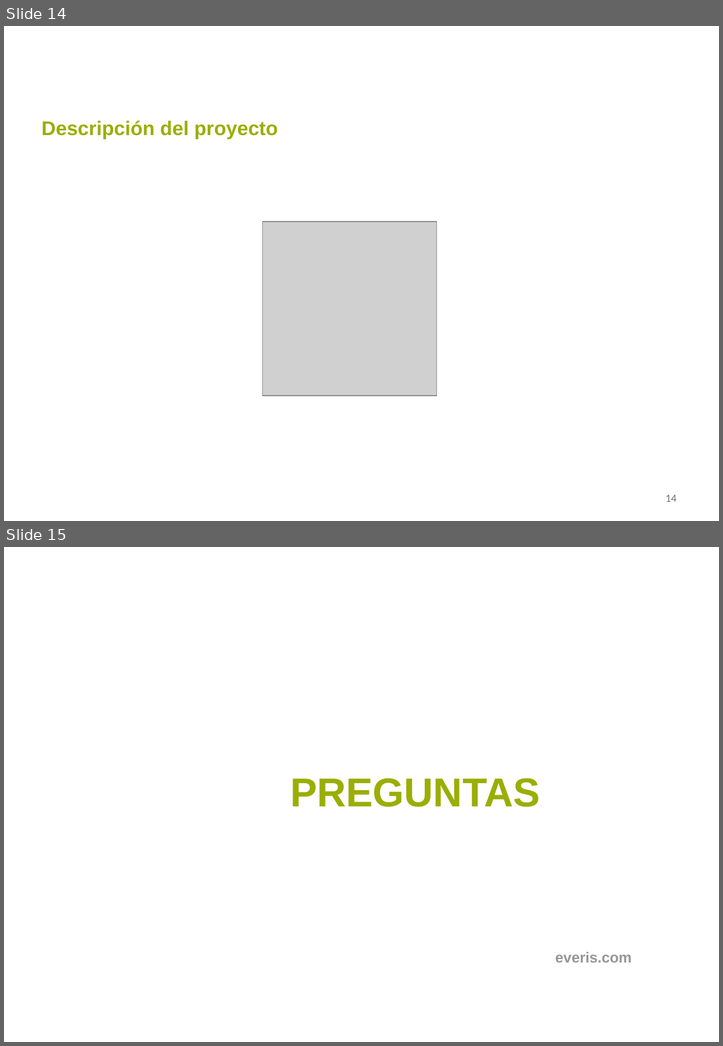
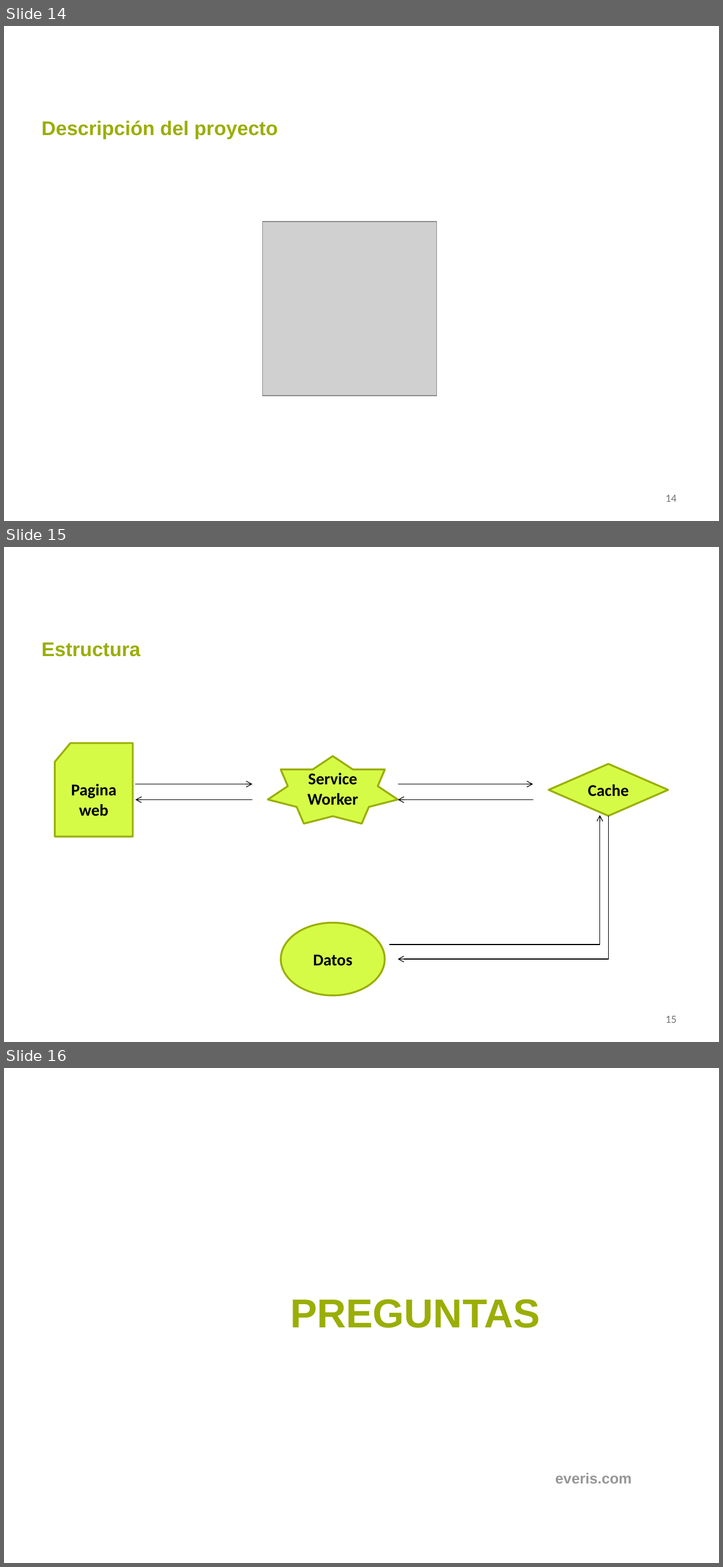
Before and after one commit to eborras14/eborras14.github.io, a slide deck: Documentación/Presentacion_PWA_EduardBorrasRuiz.pptx. Shown one above the other, each under a label of ours: slides 14 and 15 before the commit, slides 14, 15 and 16 after it. The pictures are 723x1046 and 723x1567 pixels, drawn with LibreOffice and Linux fonts; fonts in the diff are those of the drawing; grey boxes stand for pictures; background and template pictures are left out. Boxes give left, top, right and bottom in pixels: in the first picture for what was removed or moved away, otherwise in the second. Text is boxed around its words. In the diff, an @@ line names an element or a change of style, - is before the commit and + after.

Commit message:
Add files via upload
ACTU 20/03/17

```diff
--- a/Documentación/Presentacion_PWA_EduardBorrasRuiz.pptx
+++ b/Documentación/Presentacion_PWA_EduardBorrasRuiz.pptx
@@ slide 15 added at bbox=[4, 547, 719, 1042], background #FFFFFF @@
@@ title added at bbox=[42, 642, 140, 657], 21.6 pt, text #9AAE04, bold @@
+Estructura
@@ flow chart punched card added at bbox=[55, 743, 133, 836], fill #D6FB47, outline #9AAE04 2 pt, 18 pt, text #000000, bold @@
+Pagina web
@@ star added at bbox=[268, 756, 398, 824], fill #D6FB47, outline #9AAE04 2 pt, 18 pt, text #000000, bold @@
+Service Worker
@@ diamond added at bbox=[549, 764, 668, 816], fill #D6FB47, outline #9AAE04 2 pt, 18 pt, text #000000, bold @@
+Cache
@@ arrow added from (135, 784) to (252, 784), #000000 0.75 pt @@
@@ arrow added from (398, 784) to (533, 784), #000000 0.75 pt @@
@@ arrow added from (252, 800) to (135, 800), #000000 0.75 pt @@
@@ arrow added from (533, 800) to (398, 800), #000000 0.75 pt @@
@@ elbow arrow added from (389, 944) to (600, 815), #000000 0.75 pt @@
@@ elbow arrow added from (608, 816) to (398, 959), #000000 0.75 pt @@
@@ ellipse added at bbox=[281, 922, 384, 995], fill #D6FB47, outline #9AAE04 2 pt, 18 pt, text #000000, bold @@
+Datos
@@ page number added at bbox=[665, 1016, 676, 1023], 12 pt, text #737373 @@
+15
@@ what was slide 15 is now slide 16 @@
```
